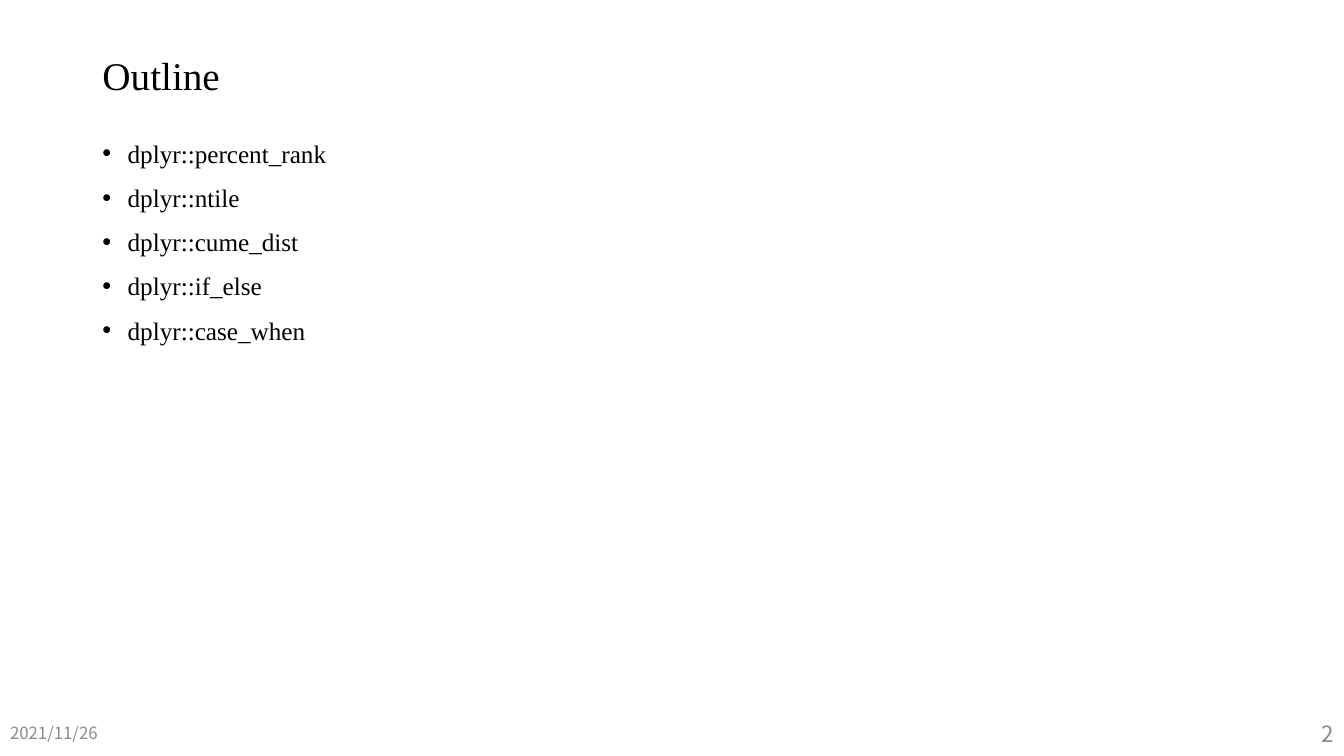
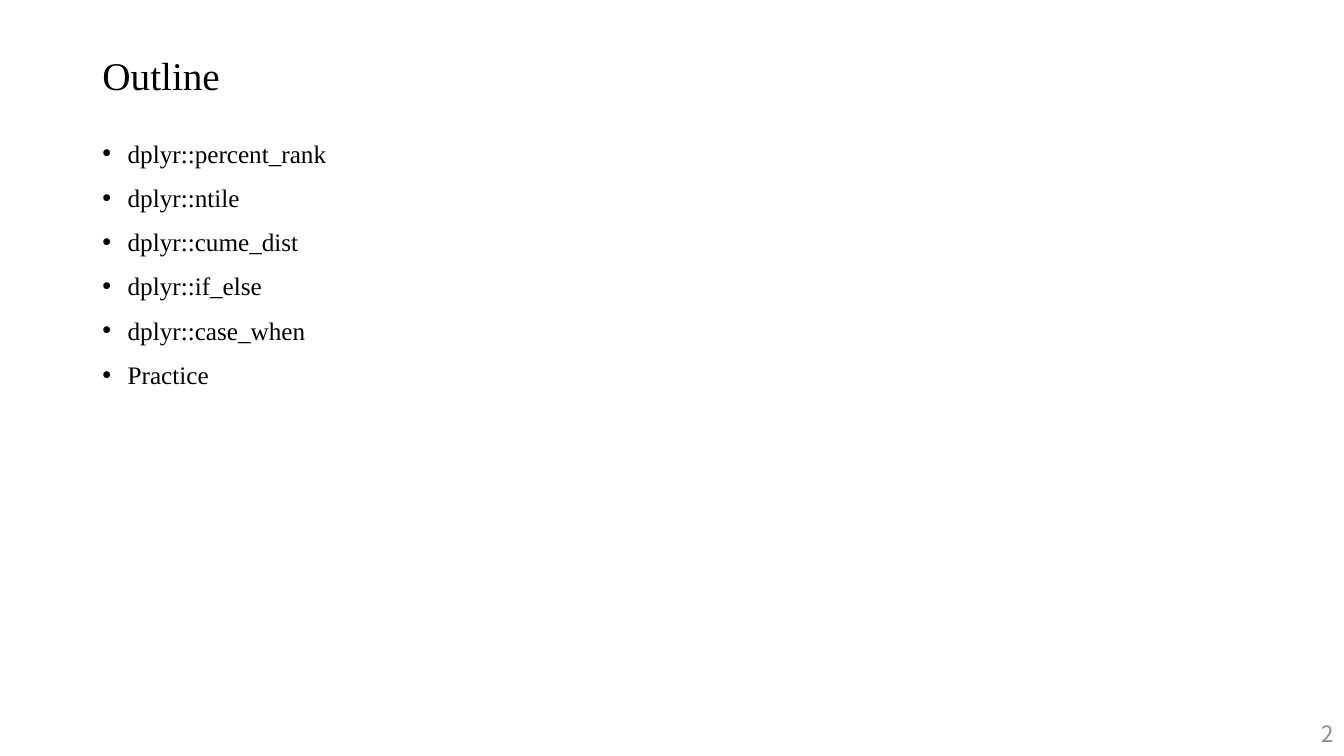
Before and after one commit to JeffWu86/110-1_Quantitative_Methods_For_Decision_Making, a slide deck: slide 2 of Video1/Video1.pptx. Drawn at 1344x756 pixels with LibreOffice and Linux fonts; fonts in the diff are those of the drawing. Boxes give left, top, right and bottom in pixels: in the first picture for what was removed or moved away, otherwise in the second. Text is boxed around its words. In the diff, an @@ line names an element or a change of style, - is before the commit and + after.

```diff
--- a/Video1/Video1.pptx
+++ b/Video1/Video1.pptx
@@ text at bbox=[128, 367, 209, 385]: paragraph added @@
+• Practice
@@ text removed at bbox=[10, 726, 98, 742] @@
-2021/11/26
```
Also in this commit, not shown: 4 other slides changed, 26 slides added, 27 slides removed, 2 other files.
